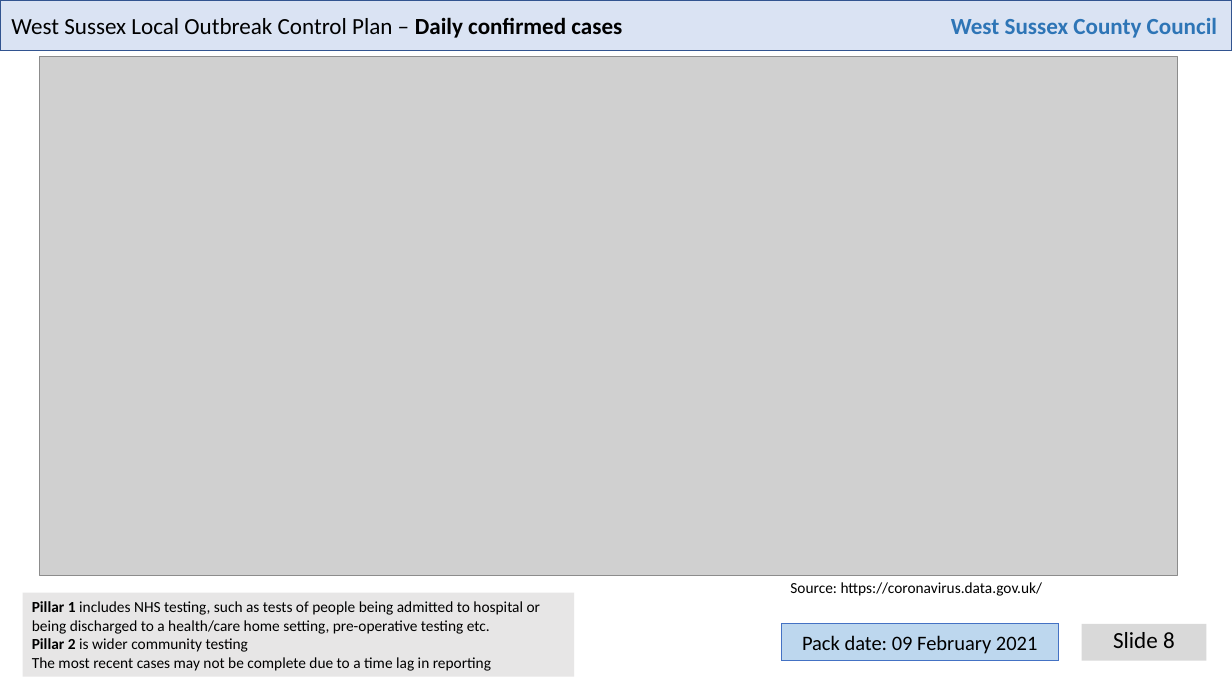
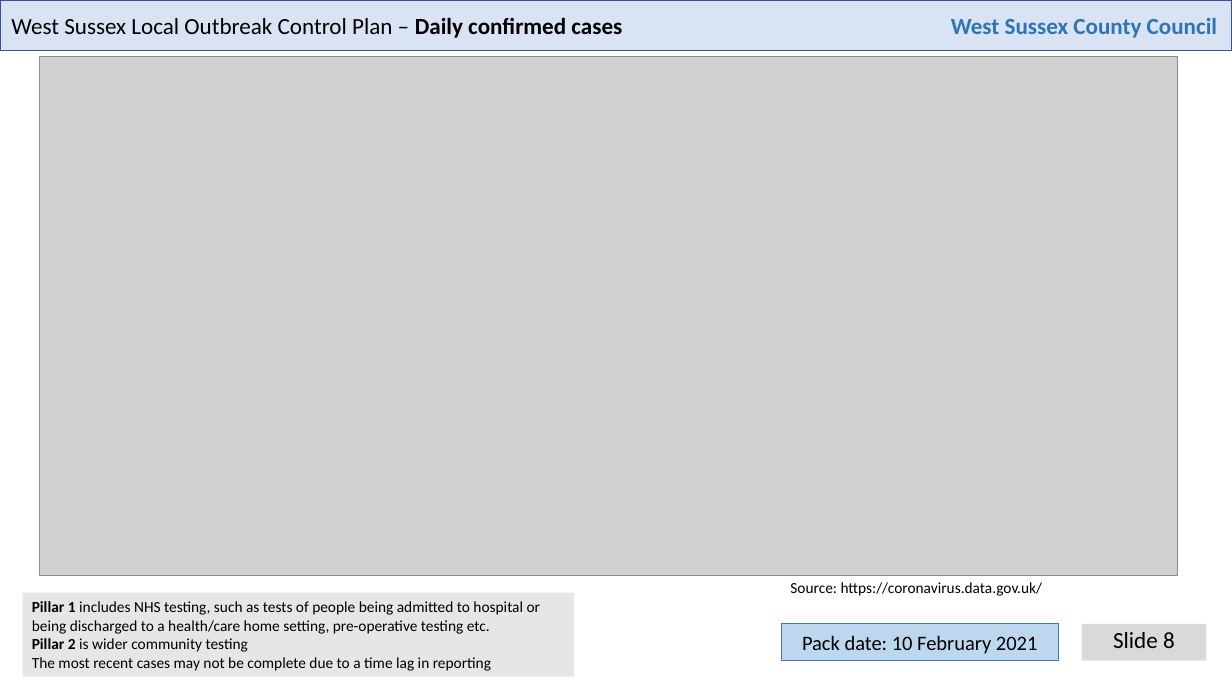
Before and after one commit to psychty/wsx_covid_datapack_public, a slide deck: slide 8 of Latest_West_Sussex_C19_slide_deck.pptx. Drawn at 1232x693 pixels with LibreOffice and Linux fonts; fonts in the diff are those of the drawing; grey boxes stand for pictures. Boxes give left, top, right and bottom in pixels: in the first picture for what was removed or moved away, otherwise in the second. Text is boxed around its words. In the diff, an @@ line names an element or a change of style, - is before the commit and + after.

```diff
--- a/Latest_West_Sussex_C19_slide_deck.pptx
+++ b/Latest_West_Sussex_C19_slide_deck.pptx
@@ text in rectangle at [802, 635, 1037, 654]: text changed @@
-Pack date: 09 February 2021
+Pack date: 10 February 2021
```
Also in this commit, not shown: 21 other slides changed, 49 other files.
